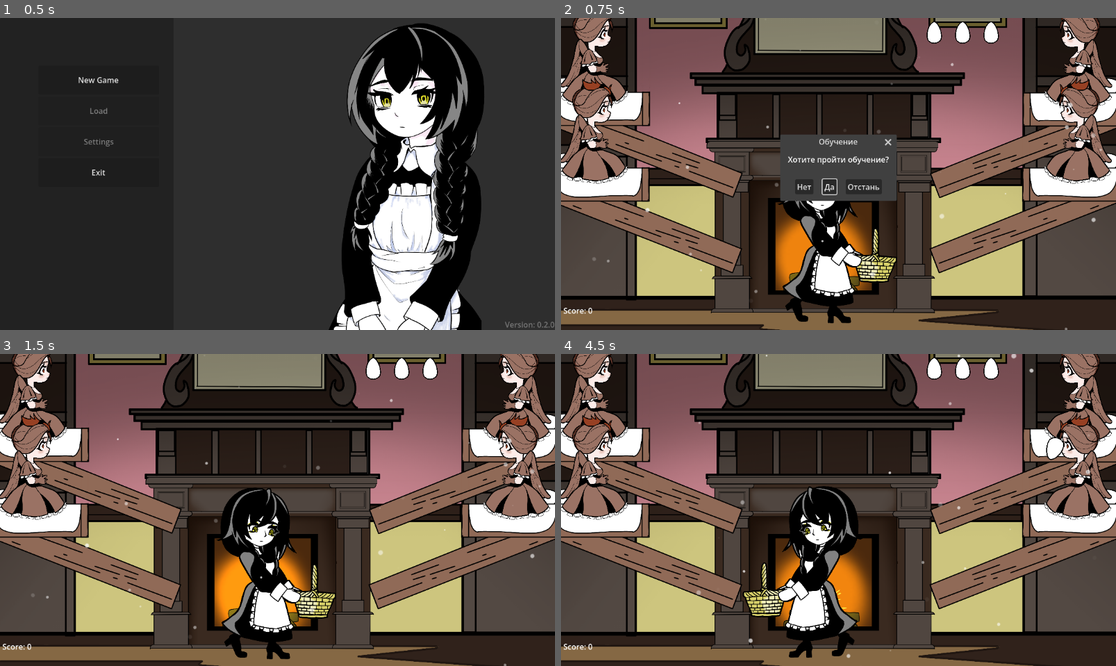
Above: before the commit, frames 1-4 (two rows, left to right).
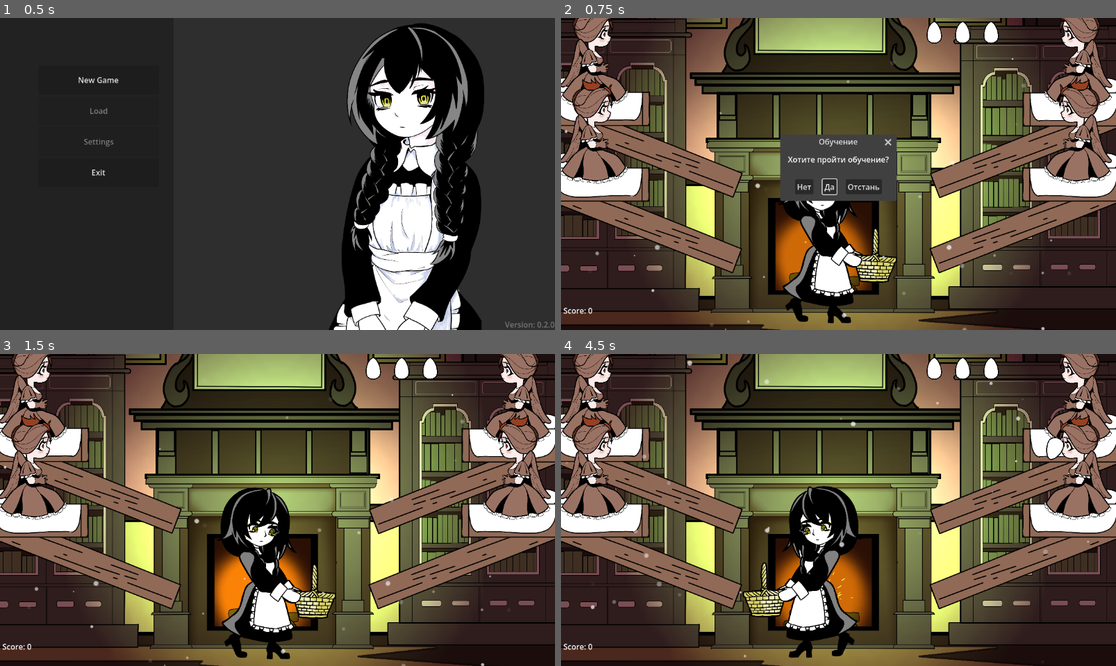
Above: after the commit, the same moments.

Repository: tenglor/alt-arcade
Game: Godot game, scene res://ui/main_menu/main_menu.tscn
Same seed, same stepped clock (60 frames per second), same inputs: the game is played once before the commit and once after it. The engine's default icon, where the game draws it, is replaced by a stand-in: a white triangle on a blue panel in a dark square.
Inputs (mouse positions are in pixels of both pictures, inside the frame that each line leads up to):
- Up to frame 1 (0.5 s): no input
- Up to frame 2 (0.75 s): click "New Game" at 0.5 s
- Up to frame 3 (1.5 s): click "Нет" at 1.25 s
- Up to frame 4 (4.5 s): tap Enter at 2 s; move the mouse to (960, 494) at 2.02 s; hold D 2.03-2.78 s; tap Q at 2.1, 3.6 s; click (960, 494) at 2.17 s; move the mouse to (727, 525) at 2.77 s; hold A 2.78-3.53 s; tap E at 2.85, 4.35 s; move the mouse to (894, 441) at 3.52 s; hold D from 3.53 s (still down); move the mouse to (810, 572) at 4.27 s; click (810, 572) at 4.42 s

Frame 1 is identical in both runs. In frame 2, 45% of the frame differs, in the area x 0-100%, y 0-100%; in frame 3, 48%; in frame 4, 48%.

Commit message:
added light to scene

Diff:
--- a/objects/egg/egg.gd
+++ b/objects/egg/egg.gd
@@ -8,8 +8,14 @@
 
 var initial_impulse: Vector2
 
+@onready var sprite:=$Sprite2D
+
+@export var rotten = false
+
 # Called when the node enters the scene tree for the first time.
 func _ready() -> void:
+	if rotten:
+		sprite.modulate = Color(0.5, 0.5, 0.5)
 	body_entered.connect(_on_body_entered)
 	contact_monitor = true
 	max_contacts_reported = 1
--- a/objects/egg/egg_shard.gd
+++ b/objects/egg/egg_shard.gd
@@ -8,6 +8,7 @@
 	$Sprite2D.texture = texture
 	$Sprite2D.scale = parent_sprite.scale
 	$Sprite2D.position = parent_sprite.position
+	$Sprite2D.modulate = parent_sprite.modulate
 	$CollisionShape2D.shape = shape
 	position = pos
 
--- a/objects/fireplace/fireplace.tscn
+++ b/objects/fireplace/fireplace.tscn
@@ -42,6 +42,8 @@
 scale = Vector2(3.7578125, 3.703125)
 color = Color(1, 1, 0.05490196, 1)
 energy = 2.19
+range_layer_min = -10
+range_layer_max = 10
 range_item_cull_mask = 2
 texture = ExtResource("3_aipkm")
 
--- a/objects/perch/perch.tscn
+++ b/objects/perch/perch.tscn
@@ -8,6 +8,8 @@
 
 [sub_resource type="RectangleShape2D" id="RectangleShape2D_ef1i7"]
 size = Vector2(128, 128)
+
+[sub_resource type="CanvasItemMaterial" id="CanvasItemMaterial_2dgve"]
 
 [sub_resource type="RectangleShape2D" id="RectangleShape2D_qu0mo"]
 size = Vector2(175.25, 20)
@@ -36,6 +38,7 @@
 
 [node name="Sprite2D" type="Sprite2D" parent="." unique_id=442633022]
 visible = false
+material = SubResource("CanvasItemMaterial_2dgve")
 position = Vector2(117.00001, -56.999985)
 scale = Vector2(0.43195787, 0.46476194)
 texture = ExtResource("5_c7hs3")
--- a/scenes/test/test.tscn
+++ b/scenes/test/test.tscn
@@ -7,21 +7,20 @@
 [ext_resource type="Script" uid="uid://b0mn4fhhvmr7r" path="res://scrips/egg_generator.gd" id="5_2dgve"]
 [ext_resource type="PackedScene" uid="uid://dgv7ircsrqhb2" path="res://objects/fireplace/fireplace.tscn" id="9_5unt0"]
 [ext_resource type="PackedScene" uid="uid://bvjfderfpdtx1" path="res://ui/game_menu/game_menu.tscn" id="9_vq3si"]
+[ext_resource type="Texture2D" uid="uid://ceatnpo1b4xk4" path="res://effects/light.png" id="9_xi5sv"]
 [ext_resource type="PackedScene" uid="uid://djevt65220j4k" path="res://ui/end_game_menu/end_game_dialog.tscn" id="10_saoeg"]
 [ext_resource type="PackedScene" uid="uid://8cexe37khmty" path="res://objects/roost/roost.tscn" id="10_we7ej"]
 [ext_resource type="PackedScene" uid="uid://ftstcbbfo6i3" path="res://effects/dust/dust.tscn" id="10_xi5sv"]
+[ext_resource type="Texture2D" uid="uid://db8e1byui2vt" path="res://assets/closet.png" id="11_we7ej"]
+[ext_resource type="Texture2D" uid="uid://c5udukehdxdh7" path="res://assets/walls.png" id="13_2dgve"]
 
 [sub_resource type="RectangleShape2D" id="RectangleShape2D_i60o8"]
 size = Vector2(1153, 37)
 
+[sub_resource type="CanvasItemMaterial" id="CanvasItemMaterial_xi5sv"]
+
 [node name="Test" type="Node2D" unique_id=471152253]
 script = ExtResource("1_5unt0")
-
-[node name="Background" type="Sprite2D" parent="." unique_id=922220610]
-z_index = -8
-position = Vector2(577.49994, 252.18753)
-scale = Vector2(0.39910156, 0.40332273)
-texture = ExtResource("2_saoeg")
 
 [node name="Player" parent="." unique_id=766519368 node_paths=PackedStringArray("positions") instance=ExtResource("3_we7ej")]
 position = Vector2(575, 643)
@@ -85,9 +84,51 @@
 offset_right = 584.0
 offset_bottom = 293.0
 
-[node name="Fireplace" parent="." unique_id=1526664572 instance=ExtResource("9_5unt0")]
+[node name="Dust" parent="." unique_id=1632906561 instance=ExtResource("10_xi5sv")]
+position = Vector2(571, 333)
+
+[node name="CanvasLayer" type="CanvasLayer" parent="." unique_id=35924089]
+layer = -2
+
+[node name="PointLight2D" type="PointLight2D" parent="CanvasLayer" unique_id=1142014589]
+position = Vector2(571, 269)
+color = Color(0.74509805, 1, 0.627451, 1)
+energy = 3.0
+blend_mode = 2
+range_layer_min = -2
+range_layer_max = -1
+texture = ExtResource("9_xi5sv")
+texture_scale = 13.59
+
+[node name="CanvasModulate" type="CanvasModulate" parent="CanvasLayer" unique_id=1970959268]
+color = Color(0.56696963, 0.38180238, 0.42722076, 1)
+
+[node name="Background" type="Sprite2D" parent="CanvasLayer" unique_id=922220610]
+z_index = -8
+material = SubResource("CanvasItemMaterial_xi5sv")
+position = Vector2(577.49994, 252.18753)
+scale = Vector2(0.39910156, 0.40332273)
+texture = ExtResource("2_saoeg")
+
+[node name="Fireplace" parent="CanvasLayer" unique_id=1526664572 instance=ExtResource("9_5unt0")]
 z_index = -2
 position = Vector2(541, 613)
 
-[node name="Dust" parent="." unique_id=1632906561 instance=ExtResource("10_xi5sv")]
-position = Vector2(571, 333)
+[node name="Closet" type="Sprite2D" parent="CanvasLayer" unique_id=1301109741]
+z_index = -6
+position = Vector2(106.99999, 288)
+scale = Vector2(0.15274706, 0.15806864)
+texture = ExtResource("11_we7ej")
+
+[node name="Closet2" type="Sprite2D" parent="CanvasLayer" unique_id=1878734545]
+z_index = -6
+position = Vector2(1006, 293)
+scale = Vector2(0.153, 0.153)
+texture = ExtResource("11_we7ej")
+
+[node name="Walls" type="Sprite2D" parent="CanvasLayer" unique_id=1709242872]
+visible = false
+z_index = -7
+position = Vector2(601.875, 223.62497)
+scale = Vector2(0.65669274, 0.53852797)
+texture = ExtResource("13_2dgve")
--- a/scrips/DifficultyManager.gd
+++ b/scrips/DifficultyManager.gd
@@ -1,8 +1,8 @@
 extends Node
 
 var score = 0
-var egg_gravity_scale_values = [0.5, 1, 1.5, 1.8, 1.9, 2]
-var egg_gravity_scale_points = [100, 120, 150, 200, 300, 500]
+var egg_gravity_scale_values = [0.5, 1, 1.5, 2, 2.5, 2.8, 3]
+var egg_gravity_scale_points = [50, 100, 120, 150, 200, 300, 500]
 var egg_gravity_scale = egg_gravity_scale_values[0]
 var scale_index = 0
 var score_time_control_points = [ 10, 20, 30, 50, 70]
--- a/scrips/egg_generator.gd
+++ b/scrips/egg_generator.gd
@@ -31,9 +31,13 @@
 	var i = rng.randi_range(0, 3)
 	var chicken = chicken_roosts[i]
 	var egg = chicken.spawn_egg()
+	if randf() > 0.05:
+		egg.crashed.connect(_on_egg_crashed)
+		egg.caught.connect(_on_egg_caught)
+	else:
+		egg.rotten = true
+		egg.caught.connect(_on_egg_crashed)
 	get_parent().add_child(egg)
-	egg.crashed.connect(_on_egg_crashed)
-	egg.caught.connect(_on_egg_caught)
 	egg.gravity_scale = DifficultyManager.get_gravity_scale()
 	is_timeout = false
 
Binary file added: assets/closet.png
Not shown, added: assets/closet.png.import
Binary file added: assets/walls.png
Not shown, added: assets/walls.png.import
Binary file added: effects/light.png
Not shown, added: effects/light.png.import
